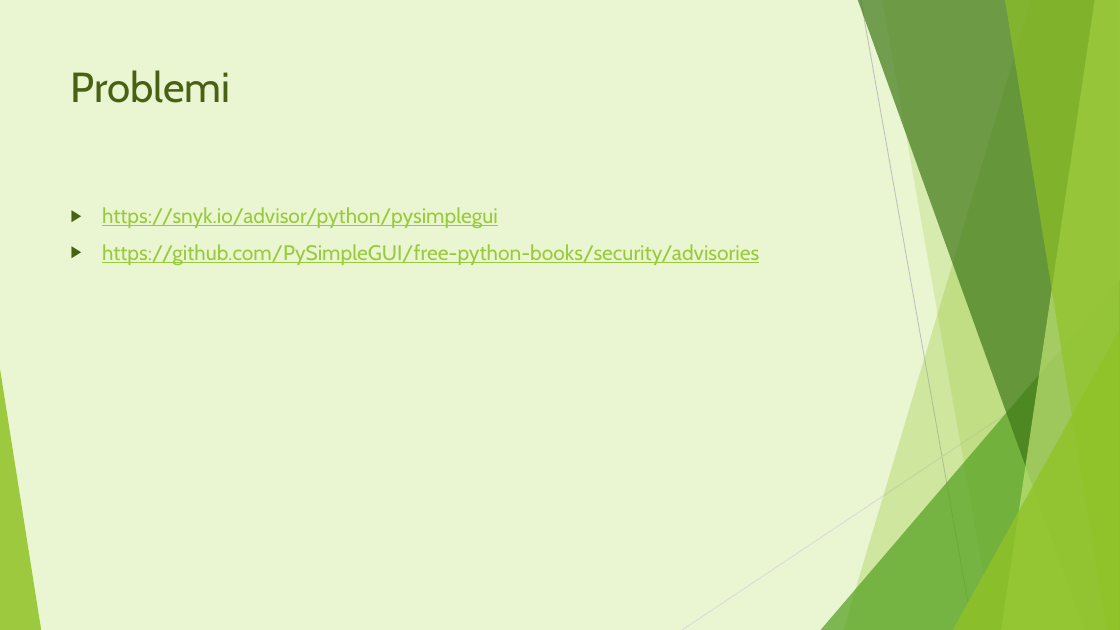
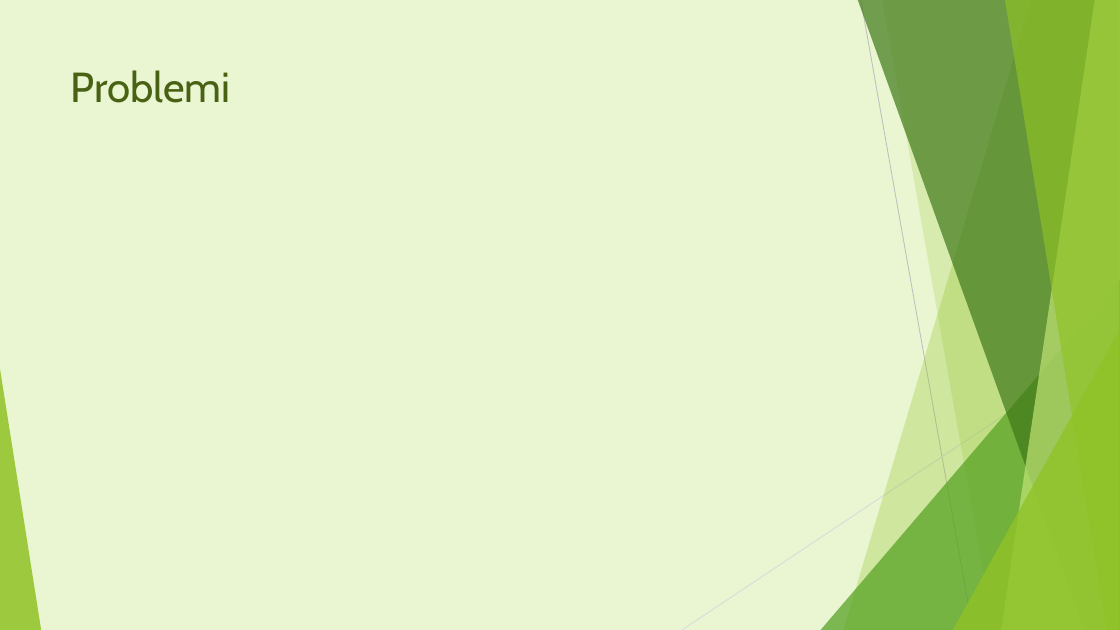
Before and after one commit to ChiaraAmalia/solidityproj, a slide deck: slide 3 of documenti/Footprint calculator.pptx. Drawn at 1120x630 pixels with LibreOffice and Linux fonts; fonts in the diff are those of the drawing. Boxes give left, top, right and bottom in pixels: in the first picture for what was removed or moved away, otherwise in the second. Text is boxed around its words. In the diff, an @@ line names an element or a change of style, - is before the commit and + after.

```diff
--- a/documenti/Footprint calculator.pptx
+++ b/documenti/Footprint calculator.pptx
@@ text removed at box(102, 207, 759, 265) @@
-▶ https://snyk.io/advisor/python/pysimplegui
-▶ https://github.com/PySimpleGUI/free-python-books/security/advisories
```
Also in this commit, not shown: 1 other slide changed.
